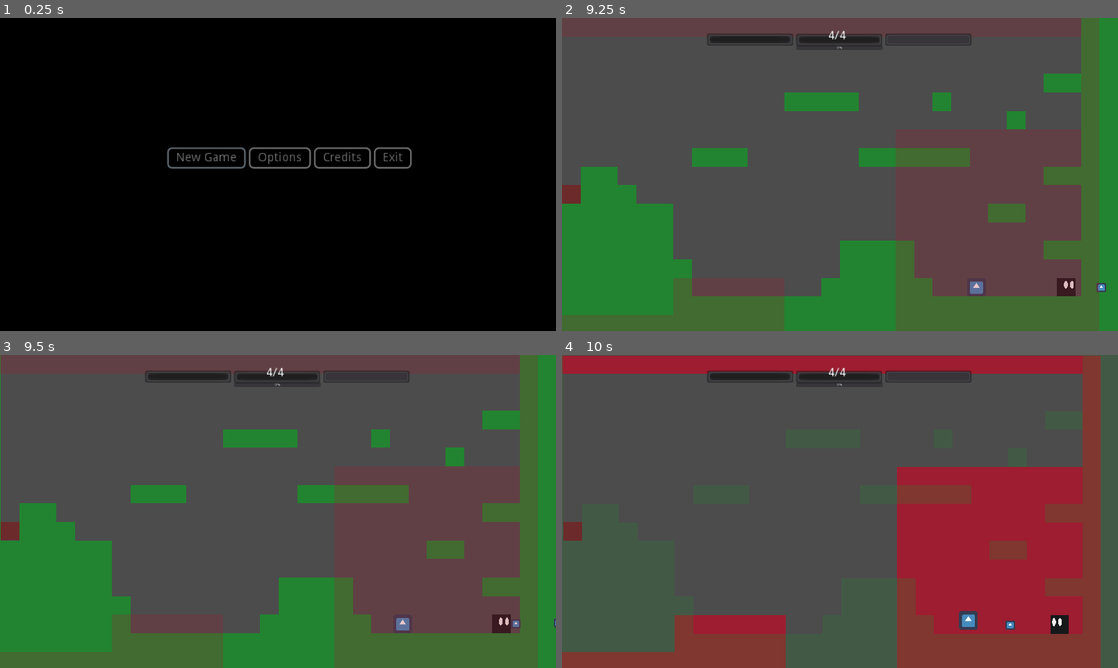
Above: before the commit, frames 1-4 (two rows, left to right).
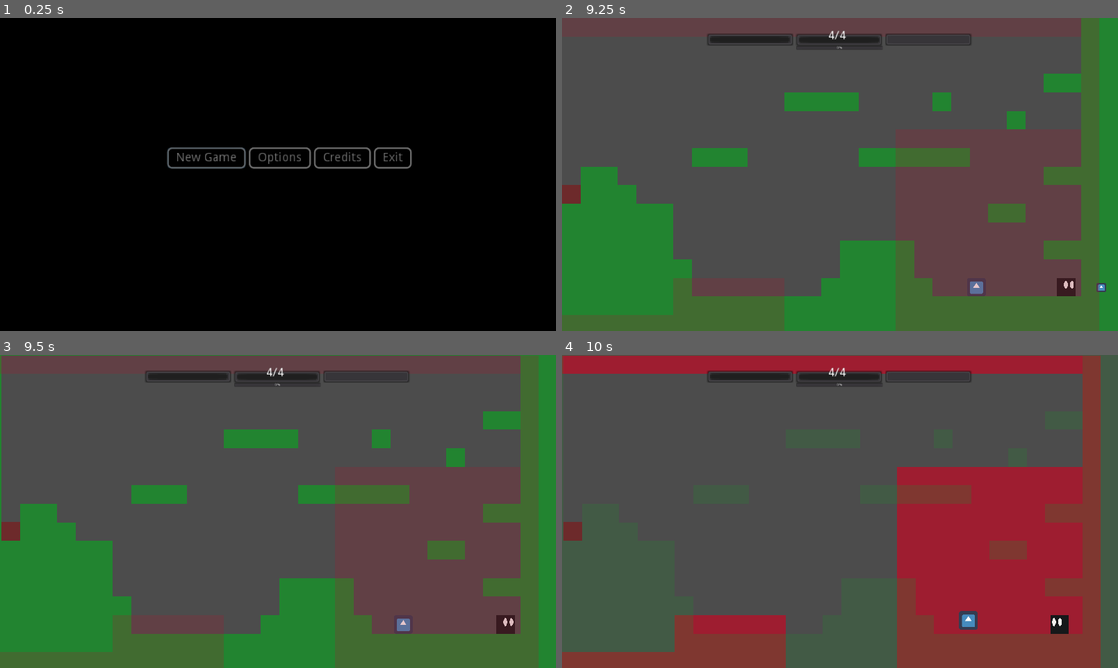
Above: after the commit, the same moments.

Repository: korvato-prime/hyperdimensional-knight
Game: Godot game, scene res://interface/TitleSceen.tscn
Same seed, same stepped clock (60 frames per second), same inputs: the game is played once before the commit and once after it. The engine's default icon, where the game draws it, is replaced by a stand-in: a white triangle on a blue panel in a dark square.
Inputs:
- Up to frame 1 (0.25 s): no input
- Up to frame 2 (9.25 s): click "New Game" at 0.5 s; hold Right (ui_right) 1.28-2.03 s; hold Z (shoot) 1.28-2.03 s; tap Up (jump) at 1.52, 2.27, 3.77, 4.52, 5.27, 6.77, 7.52, 8.27 s; hold Down (ui_down) 2.03-2.78 s; tap Z (shoot) at 2.1, 3.6, 5.3, 6.6, 8.1 s; hold Z (shoot) 2.78-3.53 s; hold Right (ui_right) 2.78-4.28 s; tap Space (swap) at 2.85, 5.1, 7.35 s; hold Z (shoot) 4.28-5.03 s; hold Left (ui_left) 4.28-5.78 s; hold Down (ui_down) 5.78-6.53 s; hold Z (shoot) 5.78-6.53 s; hold Right (ui_right) 6.53-8.78 s; hold Z (shoot) 7.28-8.03 s; hold Down (ui_down) from 8.78 s (still down); hold Z (shoot) from 8.78 s (still down)
- Up to frame 3 (9.5 s): keep holding Down (ui_down); keep holding Z (shoot)
- Up to frame 4 (10 s): release Down (ui_down) at 9.53 s; release Z (shoot) at 9.53 s; hold Left (ui_left) from 9.53 s (still down); tap Space (swap) at 9.6 s; tap Up (jump) at 9.77 s; tap Z (shoot) at 9.8 s

Frames 1-2 are identical in both runs. In frame 3, 1.4% of the frame differs, in the area x 0-100%, y 0-100%; in frame 4, less than 0.1%.

Commit message:
Empty magazine

Diff:
--- a/levels/Level_1.tscn
+++ b/levels/Level_1.tscn
@@ -72,7 +72,6 @@
 tile_data = PoolIntArray( 131071, 0, 0, 65536, 0, 0, 65537, 0, 0, 65538, 0, 0, 65539, 0, 0, 65540, 0, 0, 65541, 0, 0, 6 …(2963 unchanged characters)…
 
 [node name="UI" type="CanvasLayer" parent="."]
-editor/display_folded = true
 script = ExtResource( 4 )
 
 [node name="ProgressBar" type="ProgressBar" parent="UI"]
@@ -161,8 +160,9 @@
 position = Vector2( 481.078, 863.464 )
 
 [connection signal="can_punch_again" from="UI" to="player" method="_on_UI_can_punch_again"]
+[connection signal="value_changed" from="UI/StaminaBar" to="player" method="_on_StaminaBar_value_changed"]
 [connection signal="value_changed" from="UI/StaminaBar" to="UI" method="_on_StaminaBar_value_changed"]
-[connection signal="value_changed" from="UI/StaminaBar" to="player" method="_on_StaminaBar_value_changed"]
+[connection signal="value_changed" from="UI/BulletChargeBar" to="player" method="_on_BulletChargeBar_value_changed"]
 [connection signal="timeout" from="UI/StaminaRecharge" to="UI" method="_on_StaminaRecharge_timeout"]
 [connection signal="timeout" from="UI/StaminaCooldown" to="UI" method="_on_StaminaCooldown_timeout"]
 [connection signal="bullet_reduce" from="player" to="UI" method="_on_player_bullet_reduce"]
--- a/player/Player.gd
+++ b/player/Player.gd
@@ -164,3 +164,7 @@
 func _on_UI_can_punch_again():
 	can_punch = true
 	pass # Replace with function body.
+
+func _on_BulletChargeBar_value_changed(value):
+		if value == 0:
+			can_shoot = false
Not shown, added: textures/tileset.png.import
Not shown, added: textures/tileset_reference.jpeg.import
